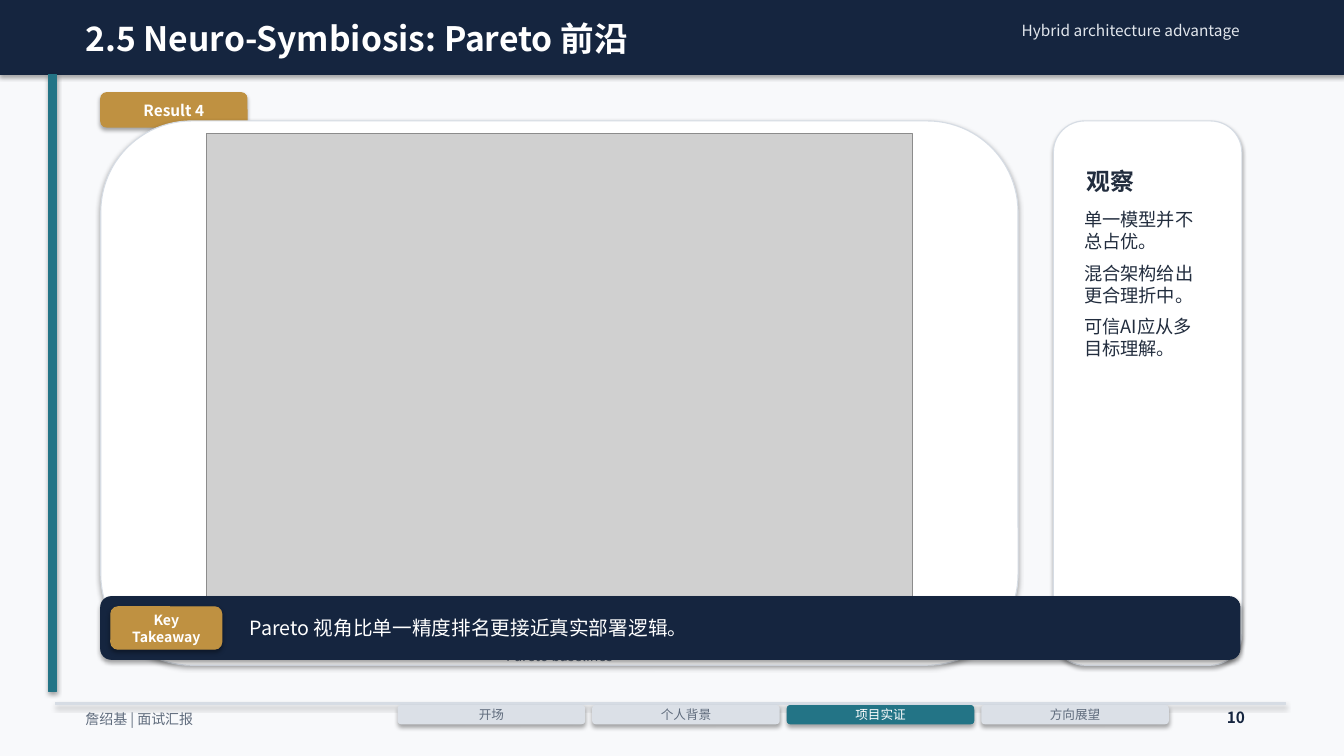
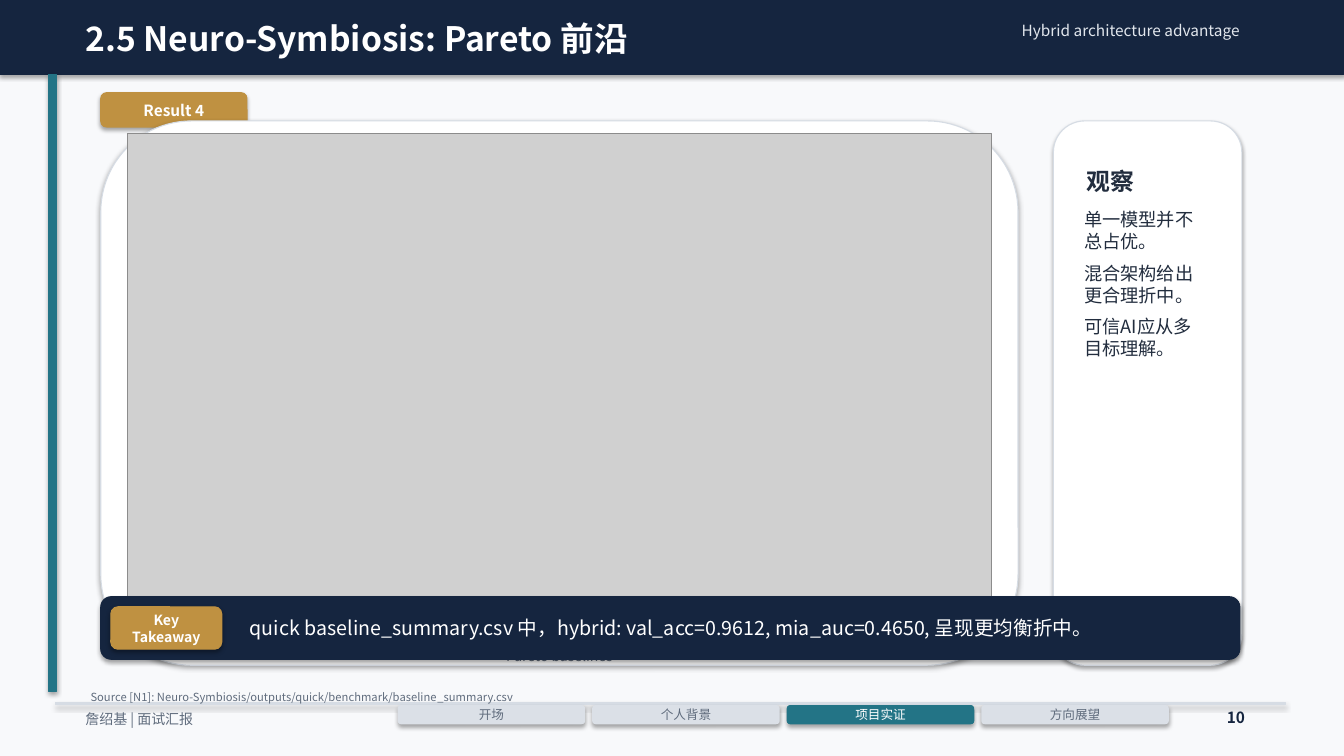
Before and after one commit to ZhanMous/PrivEnergyBench, a slide deck: slide 10 of docs/20min_面试汇报_詹绍基_20页图表版.pptx. Drawn at 1344x756 pixels with LibreOffice and Linux fonts; fonts in the diff are those of the drawing; grey boxes stand for pictures. Boxes give left, top, right and bottom in pixels: in the first picture for what was removed or moved away, otherwise in the second. Text is boxed around its words. In the diff, an @@ line names an element or a change of style, - is before the commit and + after.

```diff
--- a/docs/20min_面试汇报_詹绍基_20页图表版.pptx
+++ b/docs/20min_面试汇报_詹绍基_20页图表版.pptx
@@ picture resized from (x1=207, y1=133, x2=912, y2=637) to (x1=127, y1=133, x2=991, y2=637) @@
@@ text at (x1=250, y1=618, x2=1092, y2=640): text changed @@
-Pareto 视角比单一精度排名更接近真实部署逻辑。
+quick baseline_summary.csv 中，hybrid: val_acc=0.9612, mia_auc=0.4650, 呈现更均衡折中。
@@ text added at (x1=91, y1=692, x2=513, y2=704), 8 pt, text #606C7D @@
+Source [N1]: Neuro-Symbiosis/outputs/quick/benchmark/baseline_summary.csv
```
Also in this commit, not shown: 15 other slides changed, 1 slide added, 17 other files.
